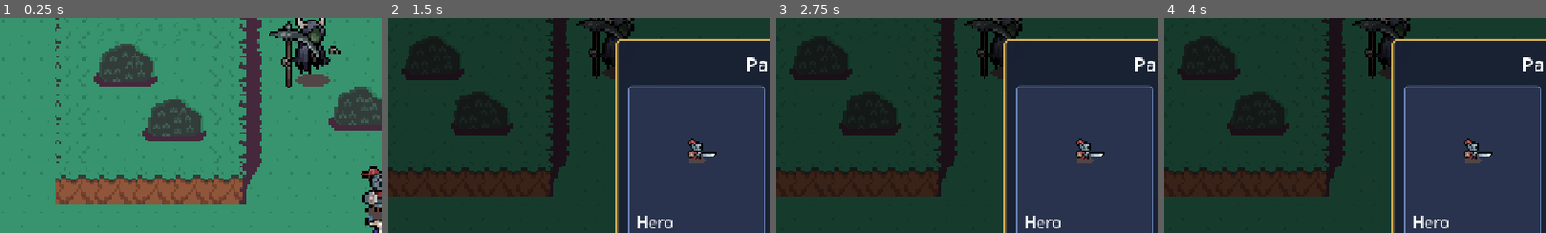
Above: before the commit, frames 1-4 (left to right).
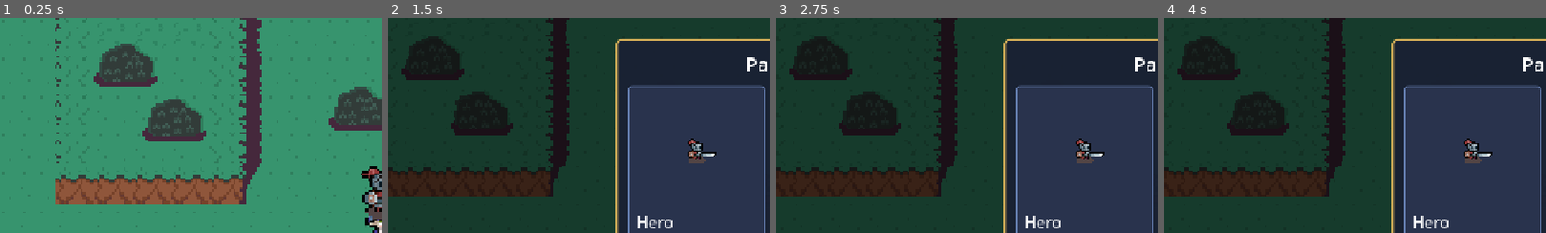
Above: after the commit, the same moments.

Repository: MystiriMan87/Taiyaki-Project-Game
Game: Godot game, scene res://Scenes/overworld.tscn
Same seed, same stepped clock (60 frames per second), same inputs: the game is played once before the commit and once after it.
Inputs (mouse positions are % of the whole screen's width and height, from its top left):
- Up to frame 1 (0.25 s): no input
- Up to frame 2 (1.5 s): tap Enter (ui_accept) at 0.5, 0.77 s; move the mouse to (72, 45) at 0.52 s; hold Right (ui_right) 0.53-1.28 s; tap H at 0.6 s; click (72, 45) at 0.67 s; move the mouse to (30, 55) at 1.27 s; hold Down (ui_down) from 1.28 s (still down); tap Tab at 1.35 s
- Up to frame 3 (2.75 s): tap Enter (ui_accept) at 1.52, 2 s; move the mouse to (60, 28) at 2.02 s; release Down (ui_down) at 2.03 s; hold Right (ui_right) from 2.03 s (still down); tap R at 2.1 s
- Up to frame 4 (4 s): tap Enter (ui_accept) at 2.75, 3.02, 3.5, 3.77 s; move the mouse to (45, 70) at 2.77 s; release Right (ui_right) at 2.78 s; hold Up (ui_up) 2.78-3.53 s; tap Alt at 2.85 s; click (45, 70) at 2.92 s; move the mouse to (80, 65) at 3.52 s; hold Left (ui_left) from 3.53 s (still down); tap Shift at 3.6 s
The pictures show only the part of the screen within x 0-50%, y 0-50%; the shares and areas given below are measured in that part.

The runs differ from the first frame. In frame 1, 3.1% of the frame differs, in the area x 70-90%, y 0-33%; in frame 2, 1.8%; in frame 3, 1.8%; in frame 4, 1.8%.

Commit message:
added some stuff, also music, pretty cool

Diff:
--- a/Scenes/battle.gd
+++ b/Scenes/battle.gd
@@ -6,6 +6,7 @@
 signal turn_order_changed(order: Array, next_order: Array)
 signal _recruit_decided(accepted: bool)
 signal _confirm_pressed
+signal begin
 
 
 
@@ -26,6 +27,7 @@
 var next_order: Array[Battler] = []
 var order: Array[Battler] = []
 var turn_index := 0
+var intro_targets := {}
 
 
 func _ready() -> void:
@@ -45,16 +47,16 @@
 		var b := _spawn(enemy_stats[i], false, Vector2(350, GROUND_Y + i * 90))
 		enemies.append(b)
 		Game.seen[enemy_stats[i].display_name] = true
-	_run_battle()
 	_place_group(party, 900, true)
 	_place_group(enemies, 350)
-
-func _process(_delta: float) -> void:
-	var t := Time.get_ticks_msec() / 1000.0
-	$Camera2D.position = Vector2(640 + sin(t * 0.4) * 12.0, 360 + cos(t * 0.3) * 4.0)
-	#$Background.scale *= 1.06
-	for b in party + enemies:
-		b.position.x += sin(t * 0.4) * 0.04
+	_run_battle()
+
+#func _process(_delta: float) -> void:
+	#var t := Time.get_ticks_msec() / 1000.0
+	#$Camera2D.position = Vector2(640 + sin(t * 0.4) * 12.0, 360 + cos(t * 0.3) * 4.0)
+	##$Background.scale *= 1.06
+	#for b in party + enemies:
+		#b.position.x += sin(t * 0.4) * 0.04
 
 func _punch_camera(amount := 1.06, time := 0.18) -> void:
 	var cam: Camera2D = $Camera2D
@@ -85,7 +87,10 @@
 		_apply_depth(b)
 
 func _run_battle() -> void:
-	await get_tree().create_timer(0.6).timeout
+
+	_prepare_intro()
+	await begin
+	await _play_intro()
 	next_order = _roll_order()
 	while true:
 		_tick_statuses()
@@ -138,6 +143,17 @@
 		next_order.insert(j2, target)
 	_announce_order(target)
 
+func _prepare_intro() -> void:
+	for b in party:
+		intro_targets[b] = b.position
+		b.position.x += 700
+		b.modulate.a = 0.0
+	for b in enemies:
+		intro_targets[b] = b.position
+		b.position.x -= 700
+		b.modulate.a = 0.0
+	turn_bar.modulate.a = 0.0
+	menu.hide()
 
 func _unhandled_input(event: InputEvent) -> void:
 	if event.is_action_pressed("ui_accept"):
@@ -211,8 +227,12 @@
 func _end_battle(won: bool) -> void:
 	var rows: Array = []
 	var total_xp := 0
+	#if won:
+		#Audio.stop_music(0.3)
+		#Audio.play_victory()
 	var fallen: Array[String] = []
 	if won:
+		Audio.play("victory")
 		for e in enemies:
 			total_xp += e.stats.xp_reward
 		for p in party:
@@ -365,6 +385,7 @@
 		bar.max_value = Game.xp_to_next(lvl)
 		bar.value = 0
 		_flash(row)
+		Audio.play("levelup")
 	var t2 := create_tween()
 	t2.tween_property(bar, "value", Game.party_xp.get(s, 0), 0.4)
 	await t2.finished
@@ -418,6 +439,7 @@
 		return
 	if not actor.is_player and not free_cost:
 		await _callout(actor, action.display_name)
+	Audio.play("cast")
 
 	if action.effect_type == BattleAction.EffectType.HEAL:
 		actor.play_anim(action.animation)
@@ -603,3 +625,43 @@
 	var accepted: bool = await _recruit_decided
 	panel.queue_free()
 	return accepted
+
+func _play_intro() -> void:
+	await get_tree().create_timer(0.7).timeout
+
+	var tw := create_tween().set_parallel(true)
+	var delay := 0.0
+	for group in [enemies, party]:
+		for b in group:
+			tw.tween_property(b, "position", intro_targets[b], 0.8).set_delay(delay).set_trans(Tween.TRANS_CUBIC).set_ease(Tween.EASE_OUT)
+			tw.tween_property(b, "modulate:a", 1.0, 0.3).set_delay(delay)
+			delay += 0.2
+	await tw.finished
+
+	for b in party + enemies:
+		var s: AnimatedSprite2D = b.sprite
+		var base: Vector2 = s.scale
+		var bounce := create_tween()
+		bounce.tween_property(s, "scale", Vector2(base.x * 1.08, base.y * 0.92), 0.08)
+		bounce.tween_property(s, "scale", base, 0.12)
+
+	var banner := _result_label("Battle Start!", 64)
+	banner.set_anchors_and_offsets_preset(Control.PRESET_CENTER)
+	banner.modulate.a = 0.0
+	banner.pivot_offset = Vector2(250, 40)
+	banner.scale = Vector2(1.4, 1.4)
+	$UI.add_child(banner)
+	var bt := create_tween().set_parallel(true)
+	bt.tween_property(banner, "modulate:a", 1.0, 0.2)
+	bt.tween_property(banner, "scale", Vector2.ONE, 0.25).set_trans(Tween.TRANS_BACK).set_ease(Tween.EASE_OUT)
+	await get_tree().create_timer(1.0).timeout
+	var fade := create_tween()
+	fade.tween_property(banner, "modulate:a", 0.0, 0.25)
+	await fade.finished
+	banner.queue_free()
+	Audio.play("confirm")
+
+	for b in party + enemies:
+		b.position = intro_targets[b]
+		b.modulate.a = 1.0
+	turn_bar.modulate.a = 1.0
--- a/Scenes/battler.gd
+++ b/Scenes/battler.gd
@@ -105,6 +105,7 @@
 		amount = ceili(amount / 2.0)
 	hp = maxi(hp - amount, 0)
 	_show_damage_number(amount)
+	Audio.play("hit")
 	_update_hp_bar()
 	if is_alive():
 		modulate = Color(1, 0.4, 0.4)
@@ -188,6 +189,7 @@
 	var gained := mini(amount, stats.max_hp - hp)
 	hp += gained
 	_show_damage_number(gained, Color(0.4, 1.0, 0.5))
+	Audio.play("heal")
 	_update_hp_bar()
 	modulate = Color(0.6, 1.4, 0.7)
 	await get_tree().create_timer(0.3).timeout
--- a/Scenes/overworld.tscn
+++ b/Scenes/overworld.tscn
@@ -321,5 +321,6 @@
 texture = ExtResource("12_dd6r4")
 
 [node name="NPC" parent="." instance=ExtResource("14_v8nvt")]
+visible = false
 position = Vector2(111, -172)
 scale = Vector2(4, 4)
--- /dev/null
+++ b/Scripts/audio.gd
@@ -0,0 +1,114 @@
+extends Node
+
+const SFX_DIR := "res://Audio/sfx/"
+const MUSIC_DIR := "res://Audio/music/"
+const POOL_SIZE := 12
+
+var _pool: Array[AudioStreamPlayer] = []
+var _cache: Dictionary = {}
+var _music_a: AudioStreamPlayer
+var _music_b: AudioStreamPlayer
+var _music_name := ""
+
+
+func _ready() -> void:
+	process_mode = Node.PROCESS_MODE_ALWAYS
+	_ensure_buses()
+	for i in POOL_SIZE:
+		var p := AudioStreamPlayer.new()
+		p.bus = "SFX"
+		add_child(p)
+		_pool.append(p)
+	_music_a = _make_music_player()
+	_music_b = _make_music_player()
+	get_tree().node_added.connect(_on_node_added)
+
+
+func _on_node_added(n: Node) -> void:
+	if n is Button:
+		n.focus_entered.connect(func(): play("cursor", -6.0))
+		n.pressed.connect(func(): play("confirm"))
+
+func _ensure_buses() -> void:
+	for bus_name in ["Music", "SFX"]:
+		if AudioServer.get_bus_index(bus_name) == -1:
+			AudioServer.add_bus()
+			var idx := AudioServer.bus_count - 1
+			AudioServer.set_bus_name(idx, bus_name)
+			AudioServer.set_bus_name(idx, "Master")
+
+func _make_music_player() -> AudioStreamPlayer:
+	var p := AudioStreamPlayer.new()
+	p.bus = "Music"
+	p.volume_db = -80.0
+	add_child(p)
+	return
+
+func _find(dir: String, base: String) -> AudioStream:
+	var key := dir + base
+	if _cache.has(key) and _cache[key] != null:
+		return _cache[key]
+	if not dir.ends_with("/"):
+		dir += "/"
+	for ext in ["mp3", "ogg", "wav"]:
+		var path := "%s%s.%s" % [dir, base, ext]
+		var s = load(path) if ResourceLoader.exists(path) else null
+		print("try ", path, " exists=", ResourceLoader.exists(path))
+		if s is AudioStream:
+			_cache[key] = s
+			return s
+	return null
+
+func play(sfx_name: String, volume_db := 0.0, pitch_var := 0.05) -> void:
+	var stream := _find(SFX_DIR, sfx_name)
+	print("play ", sfx_name, " -> ", stream)
+	if stream == null:
+		return
+	for p in _pool:
+		if not p.playing:
+			p.stream = stream
+			p.volume_db = volume_db
+			p.pitch_scale = 1.0 + randf_range(-pitch_var, pitch_var)
+			p.play()
+			return
+
+func play_music(music_name: String, fade := 1.0) -> void:
+	if music_name == _music_name:
+		return
+	_music_name = music_name
+	var stream := _find(MUSIC_DIR, music_name)
+	var old := _music_a if _music_a.playing else _music_b
+	var fresh := _music_b if old == _music_a else _music_a
+	if stream:
+		fresh.stream = stream
+		fresh.volume_db = -80.0
+		fresh.play()
+		create_tween().tween_property(fresh, "volume_db", 0.0, fade)
+	if old.playing:
+		var t := create_tween()
+		t.tween_property(old, "volume_db", -80.0, fade)
+		t.tween_callback(old.stop)
+
+func stop_music(fade := 1.0) -> void:
+	_music_name = ""
+	for p in [_music_a, _music_b]:
+		if p.playing:
+			var t := create_tween()
+			t.tween_property(p, "volume_db", -80.0, fade)
+			t.tween_callback(p.stop)
+
+func set_volume(bus_name: String, linear: float) -> void:
+	var idx := AudioServer.get_bus_index(bus_name)
+	AudioServer.set_bus_volume_db(idx, linear_to_db(clampf(linear, 0.0, 1.0)))
+
+
+#func play_victory() -> void:
+	#var stream := _find(MUSIC_DIR, "victory")
+	#if stream == null:
+		#return
+	#var p := AudioStreamPlayer.new()
+	#p.stream = stream
+	#p.bus = "SFX"
+	#add_child(p)
+	#p.play()
+	#p.finished.connect(p.queue_free)
--- a/Scripts/game.gd
+++ b/Scripts/game.gd
@@ -71,6 +71,7 @@
 		battle.set_background(background)
 
 	await _transition(1.0, 0.0, 0.7)
+	battle.begin.emit()
 	_transitioning = false
 
 func _on_battle_finished(won: bool, battle: Node) -> void:
--- a/project.godot
+++ b/project.godot
@@ -18,6 +18,7 @@
 [autoload]
 
 Game="*res://Scripts/game.gd"
+Audio="*res://Scripts/audio.gd"
 
 [display]
 
Not shown, added: Audio/sfx/cancel.mp3.import
Not shown, added: Audio/sfx/cast.mp3.import
Not shown, added: Audio/sfx/confirm.mp3.import
Not shown, added: Audio/sfx/cursor.mp3.import
Not shown, added: Audio/sfx/heal.mp3.import
Not shown, added: Audio/sfx/hit.mp3.import
Not shown, added: Audio/sfx/levelup.mp3.import
Not shown, added: Audio/sfx/victory.mp3.import
Not shown, added: Scripts/audio.gd.uid
Not shown, added: Audio/sfx/cancel.mp3
Not shown, added: Audio/sfx/cast.mp3
Not shown, added: Audio/sfx/confirm.mp3
(and 5 more such lines)
